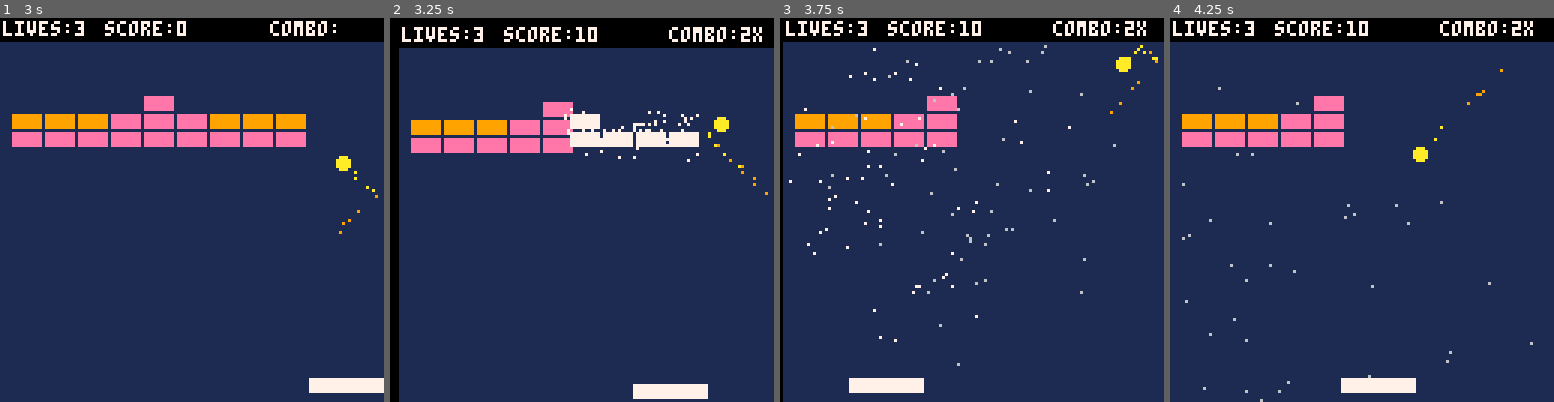
Above: before the commit, frames 1-4 (left to right).
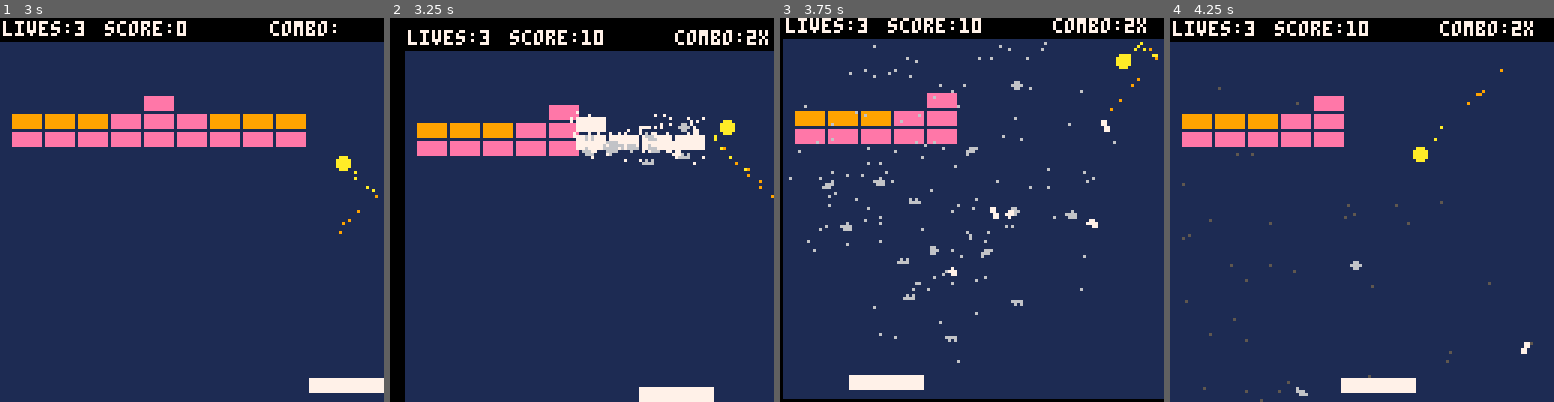
Above: after the commit, the same moments.

Repository: ivanarellano/pico8-doodles
Game: PICO-8 cartridge breakout/breakout.p8
Same seed, same stepped clock (60 frames per second), same inputs: the game is played once before the commit and once after it.
Inputs:
- Up to frame 1 (3 s): tap X (X key) at 0.33, 1.07, 1.85, 2.97 s; hold Right 1.6-2.1 s; hold Right from 2.47 s (still down)
- Up to frame 2 (3.25 s): release Right at 3.03 s; hold Left from 3.08 s (still down)
- Up to frame 3 (3.75 s): release Left at 3.58 s
- Up to frame 4 (4.25 s): hold Right from 4.02 s (still down); tap X (X key) at 4.08 s

Frame 1 is identical in both runs. In frame 2, 8.0% of the frame differs, in the area x 2-100%, y 2-100%; in frame 3, 6.8%; in frame 4, 0.3%.

Commit message:
Add chunky particles to brick hits

Diff:
--- a/breakout/breakout.p8
+++ b/breakout/breakout.p8
@@ -1011,10 +1011,14 @@
 	p.age=0
 	p.col=0
 	p.colarr=col
+	p.rot=0
+	p.rottimer=0
 	add(prt,p)
 end
 
 function shatterbrick(b,vx,vy)
+	shake+=.07
+
 	--bump the brick
 	b.dx=vx*.7
 	b.dy=vy*.7
@@ -1028,9 +1032,22 @@
 
 				addpart(
 					b.x+x,b.y+z,
-					dx,dy,1,100,{7,6,5})
-			end
-		end
+					dx,dy,1,80,{7,6,5})
+			end
+		end
+	end
+
+	local chunks=1+flr(rnd(5))
+	for i=1,chunks do
+		local ang=rnd()
+		local dx=cos(ang)*rnd(1.5)+vx/2
+		local dy=sin(ang)*rnd(1.5)+vy/2
+		--rnd sprite: 16-19
+		local spri=16+flr(rnd(10))
+
+		addpart(
+			b.x,b.y,
+			dx,dy,3,100,{spri})
 	end
 end
 
@@ -1107,9 +1124,20 @@
 				p.col=p.colarr[ci]
 			end
 
-			if p.typ==1 then
-				--gravity
+			--gravity
+			if p.typ==1 or p.typ==3 then
 				p.dy+=.08
+			end
+
+			--rotate
+			if p.typ==3 then
+				p.rottimer+=1
+				if p.rottimer>2 then
+					p.rot+=1
+					if p.rot>=4 then
+						p.rot=0
+					end
+				end
 			end
 
 			--move particle
@@ -1126,6 +1154,24 @@
 		--pixel particle
 		if p.typ==0 or p.typ==1 then
 			pset(p.x,p.y,p.col)
+		elseif p.typ==3 then
+			local fx,fy
+
+			if p.rot==2 then
+				fx=false
+				fy=true
+			elseif p.rot==3 then
+				fx=true
+				fy=true
+			elseif p.rot==4 then
+				fx=true
+				fy=false
+			else
+				fx=false
+				fy=false
+			end
+
+			spr(p.col,p.x,p.y,1,1,fx,fy)
 		end
 	end
 end
@@ -1138,14 +1184,20 @@
 00700700059449500582285005bbbb5005cccc50b500005b05eeee5005aaaa500000000000000000000000000000000000000000000000000000000000000000
 0000000000000000000000000000000000000000bbbbbbbb00000000000000000000000000000000000000000000000000000000000000000000000000000000
 0000000000000000000000000000000000000000bbbbbbbb00000000000000000000000000000000000000000000000000000000000000000000000000000000
-…(11 lines of a section not shown)…
+00000000000000000000000000000000000000000000000000000000000000000000000000000000000000000000000000000000000000000000000000000000
+00000000000000000000000000000000000000000000000000000000000000000000000000000000000000000000000000000000000000000000000000000000
+00070000007700000000770000000000000000000000000000000000000000000000000000000000000000000000000000000000000000000000000000000000
+00777000007700000007777007700000006666000006600000660000006660000006660000050000000500000000000000000000000000000000000000000000
+00077000000770000000077000777700000606000066660000666000006666000066600000555500005550000000000000000000000000000000000000000000
+00000000000770000000000000077000000000000006600000660000000600000060000000055000000550000000000000000000000000000000000000000000
+…(11 lines of a section not shown)…
